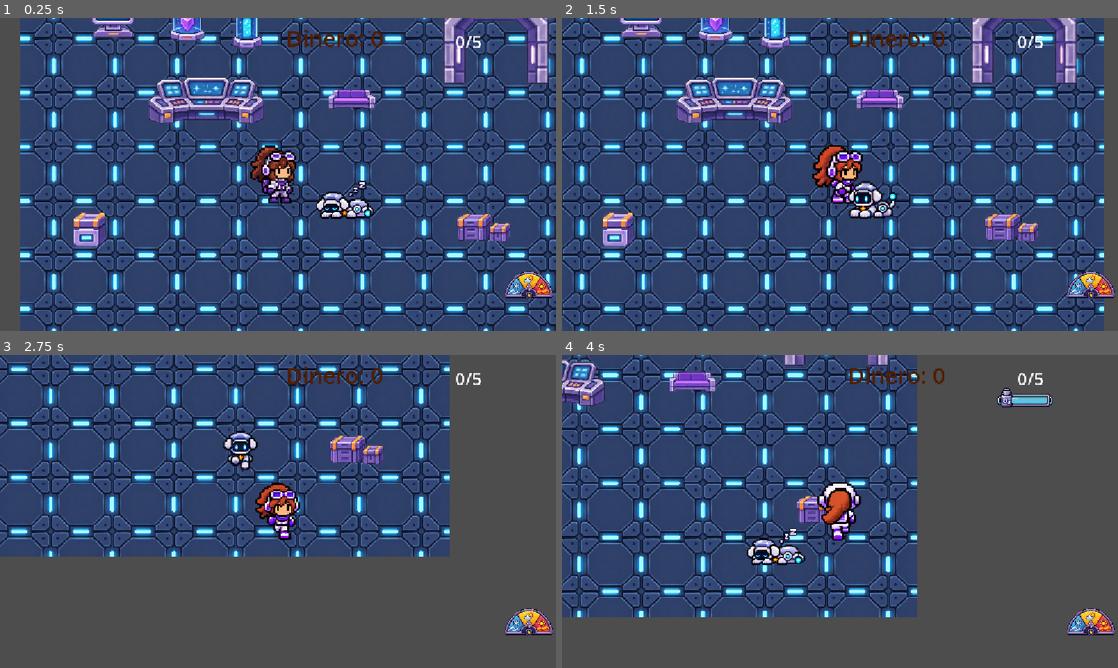
Above: before the commit, frames 1-4 (two rows, left to right).
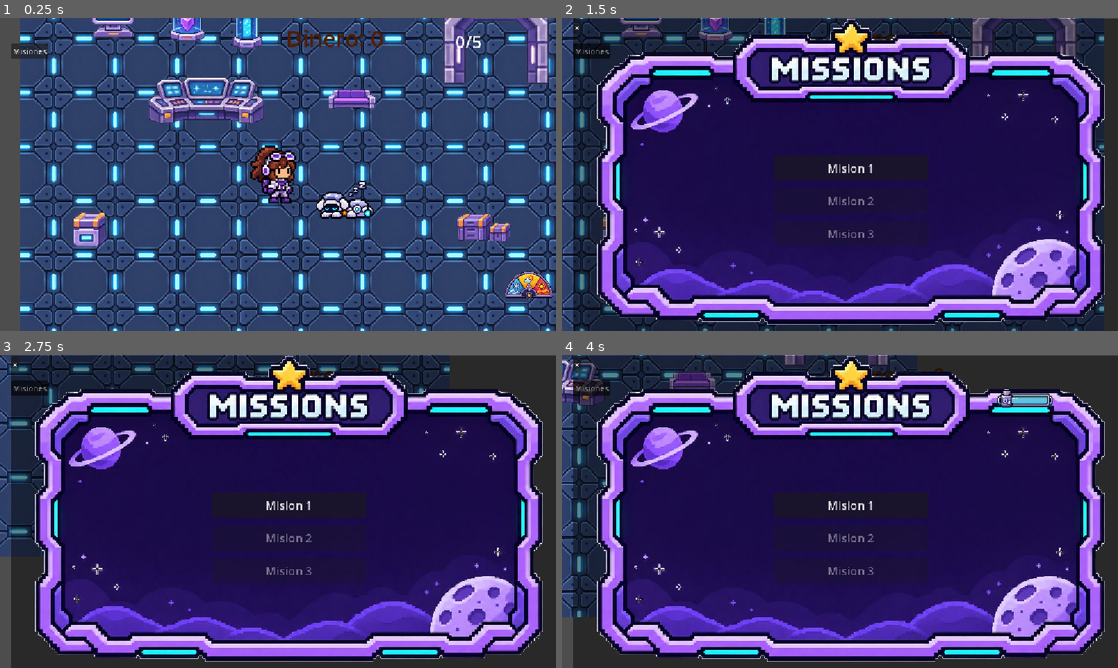
Above: after the commit, the same moments.

Repository: Totoratsu/hackathon-nasa-2026
Game: Godot game, scene res://escenas/nave.tscn
Same seed, same stepped clock (60 frames per second), same inputs: the game is played once before the commit and once after it. This scene is started directly instead of the project's main scene.
Inputs (mouse positions are in pixels of both pictures, inside the frame that each line leads up to):
- Up to frame 1 (0.25 s): no input
- Up to frame 2 (1.5 s): click (589, 52) at 0.5 s, where only the run after the commit has a clickable "Misiones"; tap Enter (ui_accept) at 1.25 s; hold Right (derecha) from 1.28 s (still down); hold B (basura) from 1.28 s (still down)
- Up to frame 3 (2.75 s): tap Enter (ui_accept) at 1.52, 2.27 s; release Right (derecha) at 2.03 s; release B (basura) at 2.03 s; hold Down (abajo) from 2.03 s (still down); tap E (interactuar) at 2.1 s
- Up to frame 4 (4 s): release Down (abajo) at 2.78 s; hold Right (derecha) 2.78-3.53 s; tap T (traje) at 2.85 s; hold Up (arriba) from 3.53 s (still down); tap B (basura) at 3.6 s; tap Enter (ui_accept) at 3.77 s

The runs differ from the first frame. In frame 1, 0.3% of the frame differs, in the area x 2-9%, y 8-14%; in frame 2, 94%; in frame 3, 95%, in the area x 2-100%, y 0-100%; in frame 4, 95%.

Commit message:
mision 2 y 3

Diff:
--- a/escenas/nave.tscn
+++ b/escenas/nave.tscn
@@ -4,6 +4,7 @@
 [ext_resource type="PackedScene" uid="uid://dph6cc54ev6sw" path="res://escenas/Jugador.tscn" id="2_dfl8l"]
 [ext_resource type="Texture2D" uid="uid://butjl7s3k6lhp" path="res://Sprites/SPRITES estacion-03-03.png" id="2_iaarx"]
 [ext_resource type="PackedScene" uid="uid://dc0f1l2sedle3" path="res://Scripts/puerta.tscn" id="5_3gjn0"]
+[ext_resource type="PackedScene" uid="uid://lqi2irk5km8p" path="res://escenas/Misiones.tscn" id="7_43iks"]
 [ext_resource type="PackedScene" uid="uid://bs8yn0158yw04" path="res://escenas/Perro robótico.tscn" id="8_0g7gu"]
 [ext_resource type="PackedScene" uid="uid://dyrpolvmkvcnc" path="res://escenas/mesa_investigacion.tscn" id="14_mesa1"]
 [ext_resource type="PackedScene" uid="uid://belhqcd41segt" path="res://escenas/ui_usuario.tscn" id="15_ui01"]
@@ -1238,6 +1239,12 @@
 offset_right = 1260.0
 offset_bottom = 171.0
 
+[node name="Misiones" parent="Ui" unique_id=1340639622 instance=ExtResource("7_43iks")]
+offset_left = 23.0
+offset_top = 3.0
+offset_right = 23.0
+offset_bottom = 3.0
+
 [node name="Contador_basura" type="Label" parent="Ui" unique_id=1894639481]
 offset_left = 943.0
 offset_top = 24.0
Not shown, added: Sprites/Fondo mesa de trabajo.PNG.import
Not shown, added: Sprites/sprites mesa de trabajo.png.import
Not shown, changed: datos/misiones.txt
